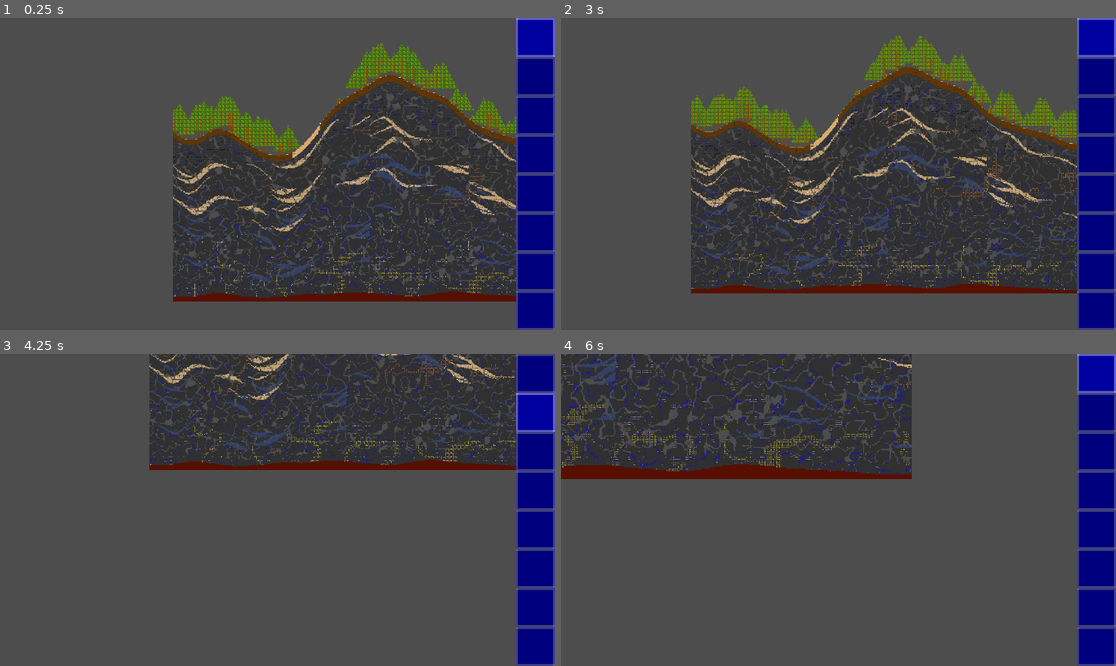
Above: before the commit, frames 1-4 (two rows, left to right).
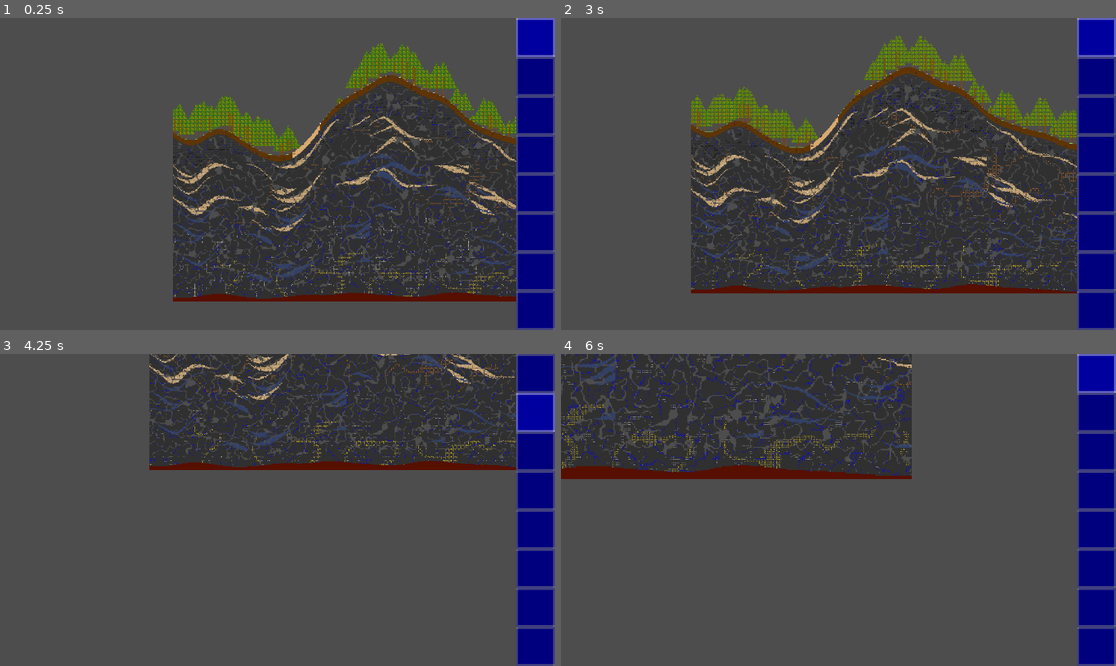
Above: after the commit, the same moments.

Repository: TwigGlenn4/BlockForge
Game: Godot game, scene res://scenes/GameScene/game_scene.tscn
Same seed, same stepped clock (60 frames per second), same inputs: the game is played once before the commit and once after it.
Inputs (mouse positions are in pixels of both pictures, inside the frame that each line leads up to):
- Up to frame 1 (0.25 s): no input
- Up to frame 2 (3 s): click (1093, 36) at 0.52 s; click (1093, 36) at 1.27 s; click (1093, 36) at 2.02 s; tap Enter (ui_accept) at 2.75 s; move the mouse to (960, 158) at 2.77 s; hold Down (camera_pan_down) from 2.78 s (still down)
- Up to frame 3 (4.25 s): tap Enter (ui_accept) at 3.02, 3.77 s; move the mouse to (166, 525) at 3.52 s; release Down (camera_pan_down) at 3.53 s; tap Left (camera_pan_left) at 3.6 s
- Up to frame 4 (6 s): tap Enter (ui_accept) at 4.25, 5.27, 5.75 s; move the mouse to (894, 441) at 4.27 s; hold Right (camera_pan_right) 4.28-5.03 s; move the mouse to (810, 572) at 5.02 s; tap Up (camera_pan_up) at 5.1 s; move the mouse to (1005, 556) at 5.77 s; hold = (camera_zoom_in) from 5.78 s (still down)

The runs differ from the first frame. In frame 1, 0.2% of the frame differs, in the area x 31-93%, y 40-90%; in frame 2, 0.2%; in frame 3, 0.2%; in frame 4, 0.2%, in the area x 0-64%, y 35-39%.

Commit message:
re-worked chunk.gd

Diff:
--- a/classes/chunk.gd
+++ b/classes/chunk.gd
@@ -15,6 +15,7 @@
 var mountain_height = [] # used for snow topsoil check
 var depth_dirt = [] # soil thickness per column
 
+# ===== this is redundant definition ?
 static var tiles = {
 	stone = DataTile.tile("blockforge:stone"),
 	cobblestone = DataTile.tile("blockforge:cobblestone"),
@@ -51,6 +52,7 @@
 	var pos = Vector2i(x, y)
 	grid[pos] = tile
 
+# ===== this is not used anywhere?
 # place_tile_chunk_overwrite(): Place a tile based on chunk coordinates IF the existing tile is in overwrite_tiles
 func place_tile_chunk_overwrite( x:int, y:int, tile,  overwrite_tiles):
 	var pos = Vector2i(x, y)
@@ -92,50 +94,44 @@
 
 
 	for x in range(WIDTH):
+		chunk.depth_dirt[x] = depth_dirt_noise[x]
+		_set_column_heights(chunk, x, depth_lava[x], mountain[x], depth_stone[x])
 
-		chunk.lava_top[x] = depth_lava[x]
-		chunk.stone_top[x] = depth_lava[x] + mountain[x]
-		chunk.rock_top[x] = depth_lava[x] + mountain[x] + depth_stone[x]
-		chunk.depth_dirt[x] = depth_dirt_noise[x]
-		chunk.mountain_height[x] = mountain[x]
-		chunk.surface_level[x] = chunk.rock_top[x] + chunk.depth_dirt[x]
 		var diff = chunk.surface_level[x] - HEIGHT - 16
 		if( diff > 0 ): # minimum 16 blocks between surface and chunk ceiling
-
 			if mountain[x] < diff:
 				depth_stone[x] = depth_stone[x] - (diff - mountain[x])
 				mountain[x] = 0
 			else:
 				mountain[x] = mountain[x] - diff
 
-			chunk.mountain_height[x] = mountain[x]
-			chunk.lava_top[x] = depth_lava[x]
-			chunk.stone_top[x] = depth_lava[x] + mountain[x]
-			chunk.rock_top[x] = depth_lava[x] + mountain[x] + depth_stone[x]
-			chunk.surface_level[x] = chunk.rock_top[x] + chunk.depth_dirt[x]
-
+			_set_column_heights(chunk, x, depth_lava[x], mountain[x], depth_stone[x])
 			# print("Reducing height by "+ str(diff) + " at x=" + str(x))
 			print("surface at x="+ str(x) + " is reduced to y=" + str(chunk.surface_level[x]))
 
 		# truncate to int
-		chunk.surface_level[x] = int(chunk.surface_level[x])
-		chunk.rock_top[x] = int(chunk.rock_top[x])
-		chunk.lava_top[x] = int(chunk.lava_top[x])
-		chunk.stone_top[x] = int(chunk.stone_top[x])
-		chunk.depth_dirt[x] = int(chunk.depth_dirt[x])
-		chunk.mountain_height[x] = int(chunk.mountain_height[x])
+		for arr in [chunk.surface_level, chunk.rock_top, chunk.lava_top, chunk.stone_top, chunk.depth_dirt, chunk.mountain_height]:
+			arr[x] = int(arr[x])
 
 		# Base layers only — soil/topsoil applied in surface_dressing
-		for y in range( 0, chunk.rock_top[x]):
-
-			if y < depth_lava[x]: # Lava layer (bottom of world)
+		var lava_top: int = chunk.lava_top[x]
+		var stone_top: int = chunk.stone_top[x]
+		var rock_top: int = chunk.rock_top[x]
+		for y in range(0, rock_top):
+			if y < lava_top: # Lava layer (bottom of world)
 				chunk.place_tile_chunk( x, y, tiles.lava)
-
-			elif y < depth_lava[x]+mountain[x]:	# Mountain layer
+			elif y < stone_top: # Mountain layer
 				chunk.place_tile_chunk( x, y, tiles.stone)
-
-			elif y < depth_lava[x]+mountain[x]+depth_stone[x]:	# Stone layer
+			else: # Stone layer (cobble)
 				chunk.place_tile_chunk( x, y, tiles.cobblestone)
 
 	# print("Done generating chunk " + str(chunk_x) + "...")
 	return chunk
+
+
+static func _set_column_heights( chunk: Chunk, x: int, lava: float, mountain: float, stone: float ) -> void:
+	chunk.lava_top[x] = lava
+	chunk.mountain_height[x] = mountain
+	chunk.stone_top[x] = lava + mountain
+	chunk.rock_top[x] = lava + mountain + stone
+	chunk.surface_level[x] = chunk.rock_top[x] + chunk.depth_dirt[x]
Not shown, changed: .gitignore
